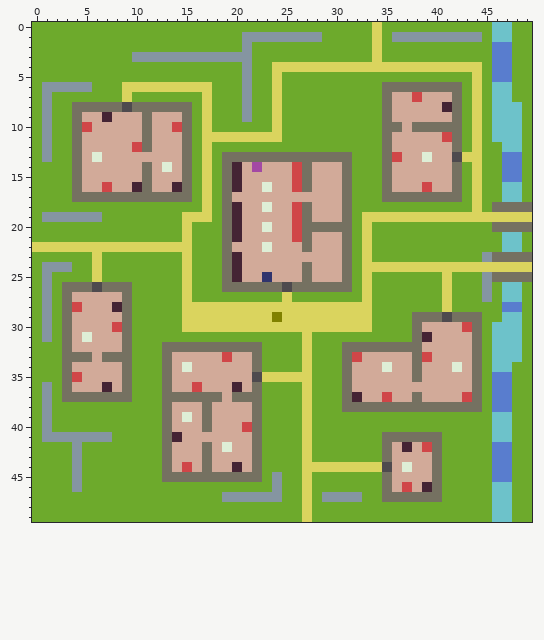
One commit to this pixel-art sprite: core/assets/images/map/town_map.png. Above is the file before it was changed.
The file is 50x50 pixels.
And afterwards:
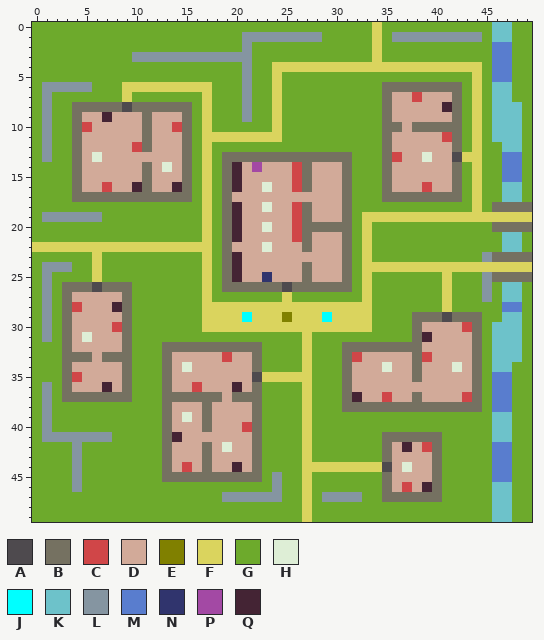
Palette (. is transparent): A #4e4a4e  B #757161  C #d04648  D #d2aa99  E #808000  F #dad45e  G #6daa2c  H #deeed6  J #00ffff  K #6dc2ca  L #8595a1  M #597dce  N #30346d  P #a349a4  Q #442434
Message: Added fountain factory for funsies to make the town square look nicer.
Diff:
Colour F becomes colour E in row 29 at x 25.
Colour E becomes colour F in row 29 at x 24.
Colour G becomes colour F in rows 20 to 21 at x 17; in row 22 at x 16 to 17; in rows 23 to 27 at x 17.
Colour F becomes colour G in row 19 at x 15 to 16; in rows 20 to 21 at x 15; in rows 23 to 27 at x 15; in rows 28 to 30 at x 15 to 16.
Colour F becomes colour J in row 29 at x 21 and 29.
